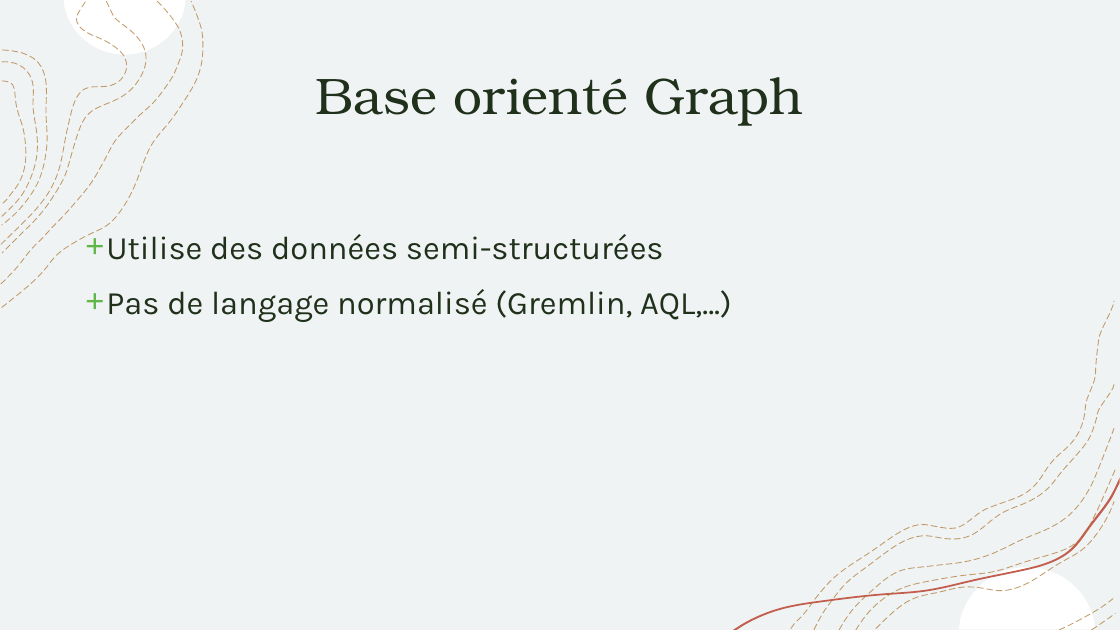
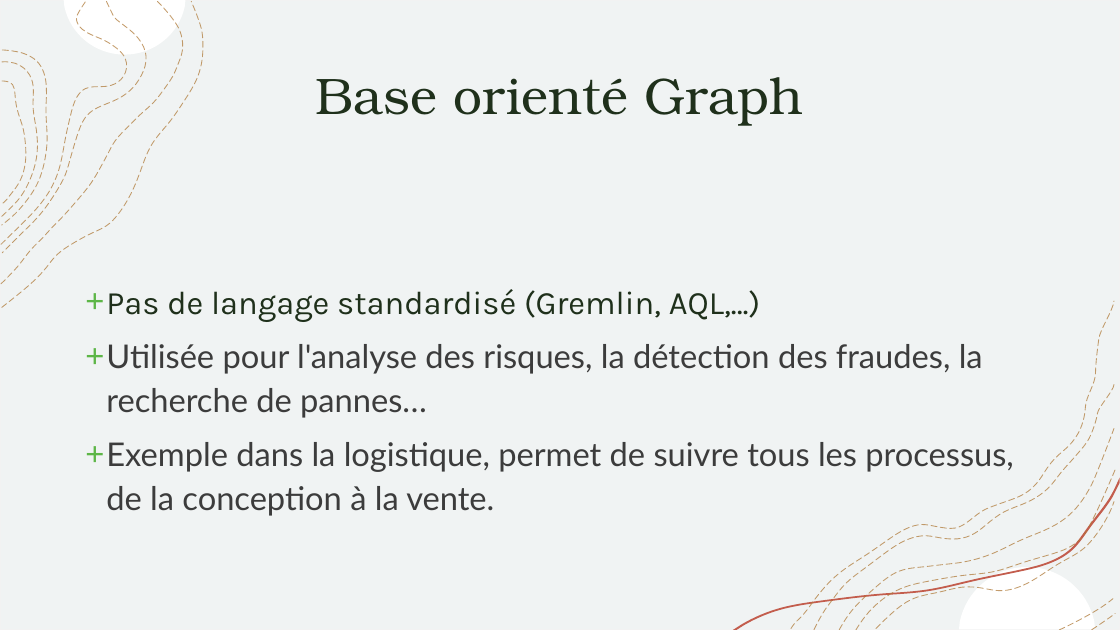
Before and after one commit to AnthonyRyck/Meetup, a slide deck: slide 8 of MeetupGraphDatabase/PresentationPPT/Meetup-Graph.pptx. Drawn at 1120x630 pixels with LibreOffice and Linux fonts; fonts in the diff are those of the drawing. Boxes give left, top, right and bottom in pixels: in the first picture for what was removed or moved away, otherwise in the second. Text is boxed around its words. In the diff, an @@ line names an element or a change of style, - is before the commit and + after.

```diff
--- a/MeetupGraphDatabase/PresentationPPT/Meetup-Graph.pptx
+++ b/MeetupGraphDatabase/PresentationPPT/Meetup-Graph.pptx
@@ text at bbox=[106, 289, 1013, 516]: text changed; font Karla to Lato; text colour #1F301B to #3C3C3C @@
-+ Utilise des données semi-structurées
-+ Pas de langage normalisé (Gremlin, AQL,…)
++ Pas de langage standardisé (Gremlin, AQL,…)
++ Utilisée pour l'analyse des risques, la détection des fraudes, la recherche de pannes…
++ Exemple dans la logistique, permet de suivre tous les processus, de la conception à la vente.
```
Also in this commit, not shown: 3 other slides changed, 7 slides added, 1 slide removed, 2 other files.
